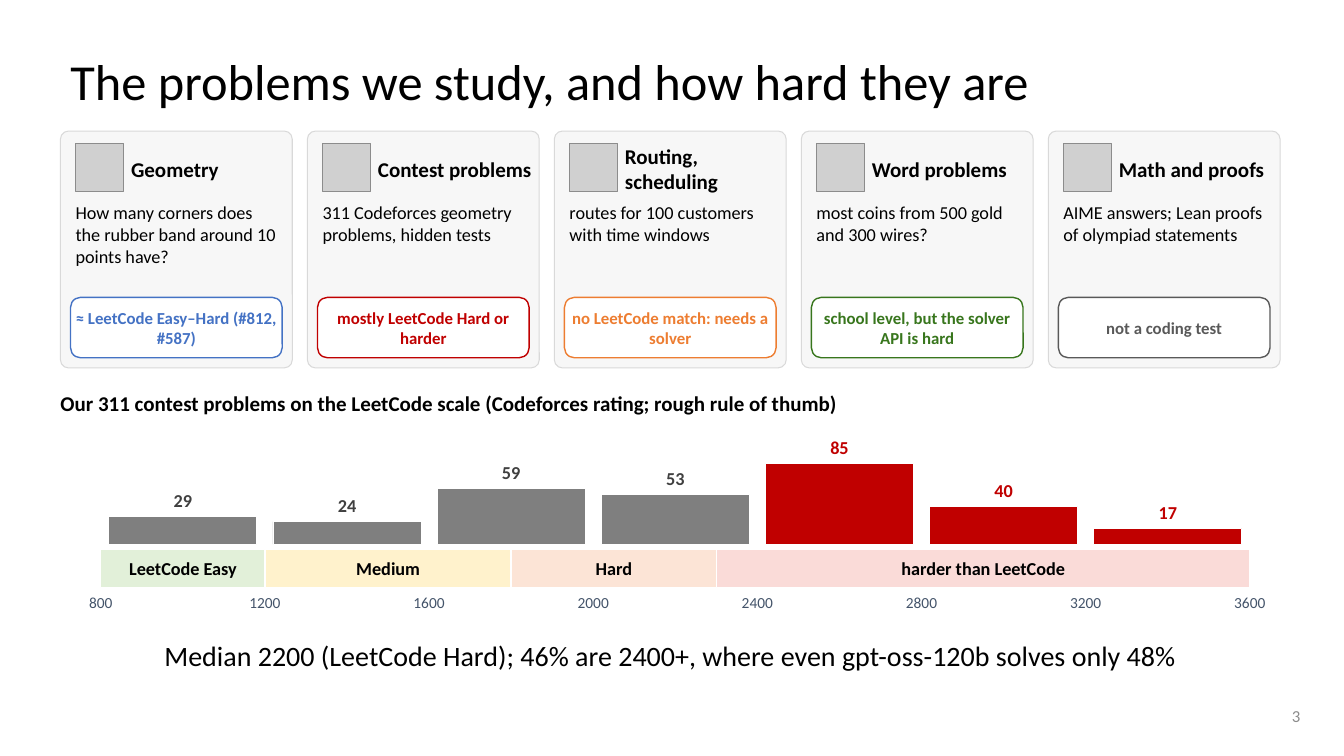
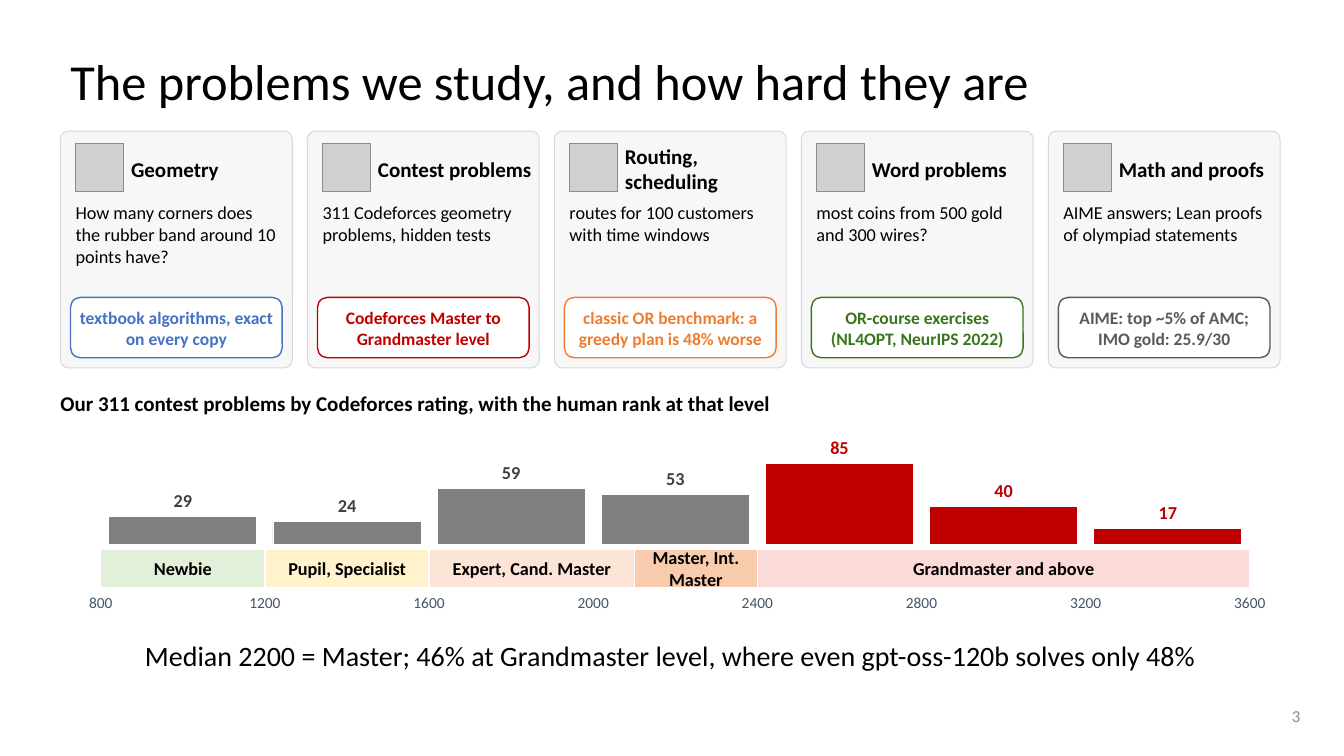
Before and after one commit to dlwns147/CSED490E_Project_Team5, a slide deck: slide 3 of PROPOSAL_slides_full.pptx. Drawn at 1344x756 pixels with LibreOffice and Linux fonts; fonts in the diff are those of the drawing; grey boxes stand for pictures. Boxes give left, top, right and bottom in pixels: in the first picture for what was removed or moved away, otherwise in the second. Text is boxed around its words. In the diff, an @@ line names an element or a change of style, - is before the commit and + after.

```diff
--- a/PROPOSAL_slides_full.pptx
+++ b/PROPOSAL_slides_full.pptx
@@ text at (80, 311, 273, 348): text changed; size 12 to 12.5 pt @@
-≈ LeetCode Easy–Hard (#812, #587)
+textbook algorithms, exact on every copy
@@ text at (346, 311, 501, 345): text changed; size 12 to 12.5 pt @@
-mostly LeetCode Hard or harder
+Codeforces Master to Grandmaster level
@@ text at (579, 311, 762, 348): text changed; size 12 to 12.5 pt @@
-no LeetCode match: needs a solver
+classic OR benchmark: a greedy plan is 48% worse
@@ text at (831, 312, 1004, 348): text changed; size 12 to 12.5 pt @@
-school level, but the solver API is hard
+OR-course exercises (NL4OPT, NeurIPS 2022)
@@ text at (1079, 312, 1249, 348): text changed; size 12 to 12.5 pt @@
-not a coding test
+AIME: top ~5% of AMC; IMO gold: 25.9/30
@@ text at (60, 396, 770, 415): text changed @@
-Our 311 contest problems on the LeetCode scale (Codeforces rating; rough rule of thumb)
+Our 311 contest problems by Codeforces rating, with the human rank at that level
@@ text at (154, 562, 212, 575): text changed @@
-LeetCode Easy
+Newbie
@@ rectangle: place and size @@
-rectangle at (265, 549, 511, 588)
+rectangle at (265, 549, 430, 588)
@@ text added at (288, 562, 406, 578), 13 pt, text #000000, bold @@
+Pupil, Specialist
@@ text removed at (356, 562, 420, 575) @@
-Medium
@@ rectangle: place and size @@
-rectangle at (511, 549, 717, 588)
+rectangle at (430, 549, 635, 588)
@@ text added at (453, 562, 611, 578), 13 pt, text #000000, bold @@
+Expert, Cand. Master
@@ text removed at (596, 562, 632, 575) @@
-Hard
@@ rectangle added at (634, 549, 757, 588), fill #F8CBAD, outline #FFFFFF 1 pt @@
@@ text added at (653, 552, 740, 591), 13 pt, text #000000, bold @@
+Master, Int. Master
@@ rectangle: place and size @@
-rectangle at (717, 549, 1250, 588)
+rectangle at (757, 549, 1250, 588)
@@ text at (913, 562, 1094, 575): text changed @@
-harder than LeetCode
+Grandmaster and above
@@ text at (145, 646, 1194, 671): text changed @@
-Median 2200 (LeetCode Hard); 46% are 2400+, where even gpt-oss-120b solves only 48%
+Median 2200 = Master; 46% at Grandmaster level, where even gpt-oss-120b solves only 48%
```
Also in this commit, not shown: 1 other slide changed, 6 other files.
